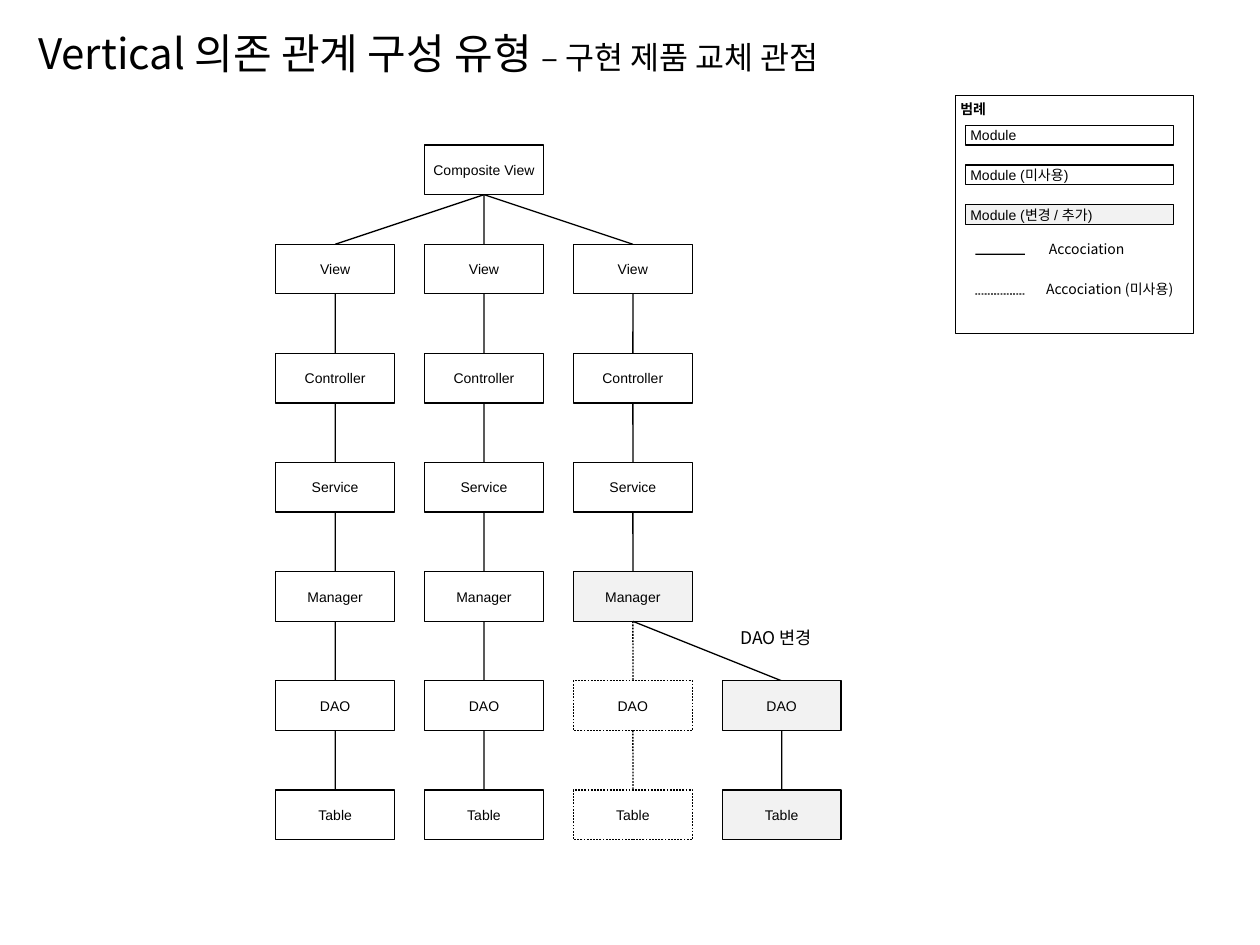
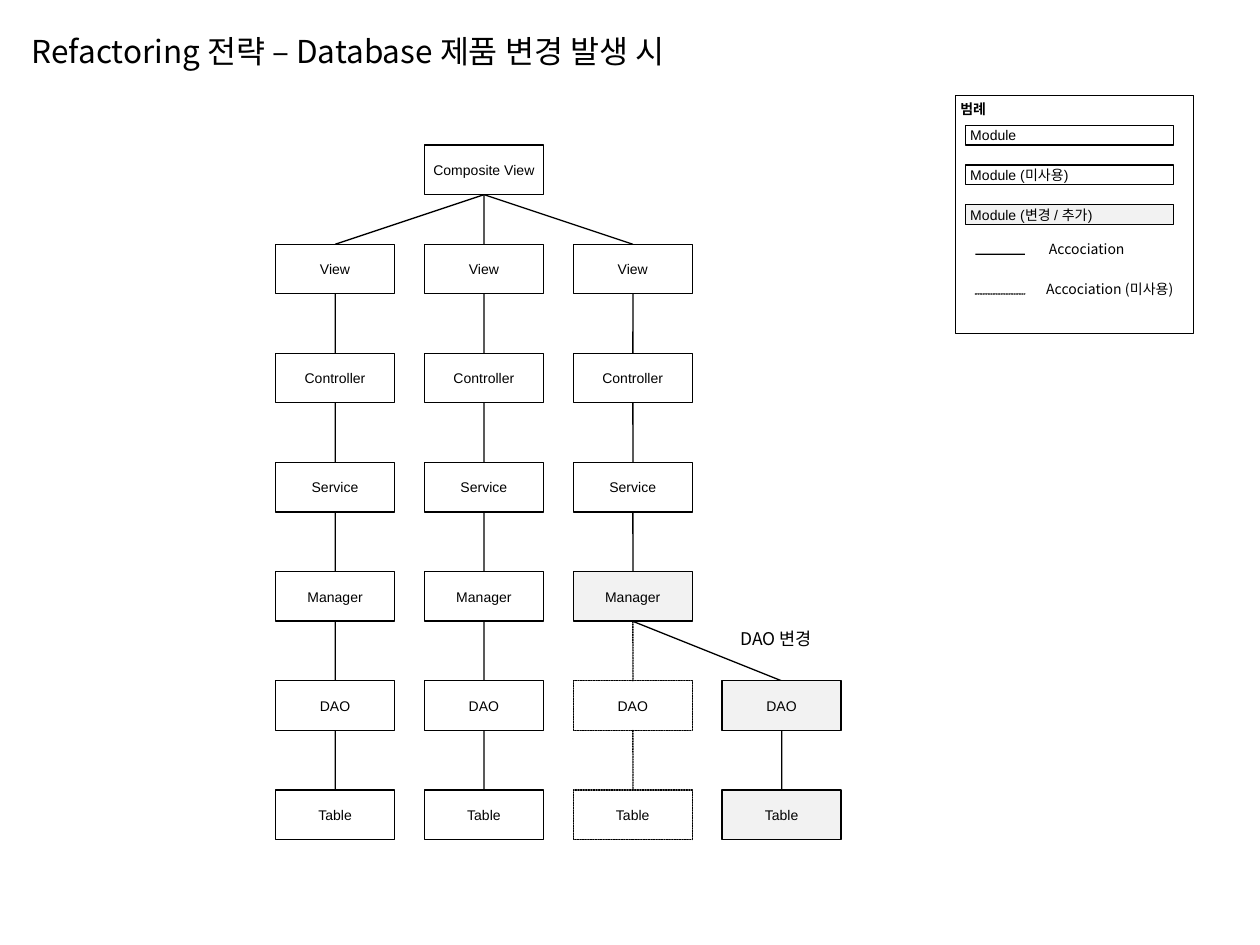
Before and after one commit to kwbaek/codelabor, a slide deck: slide 7 of documentation/0 architecture/design/TO-BE 설계 전술 (Layered Architecture).pptx (slide 6 before the commit). Drawn at 1260x945 pixels with LibreOffice and Linux fonts; fonts in the diff are those of the drawing. Boxes give left, top, right and bottom in pixels: in the first picture for what was removed or moved away, otherwise in the second. Text is boxed around its words. In the diff, an @@ line names an element or a change of style, - is before the commit and + after.

```diff
--- a/documentation/0 architecture/design/TO-BE 설계 전술 (Layered Architecture).pptx
+++ b/documentation/0 architecture/design/TO-BE 설계 전술 (Layered Architecture).pptx
@@ text at <box>32,37,664,71</box>: text changed; size 24 to 18 pt @@
-Vertical 의존 관계 구성 유형 – 구현 제품 교체 관점
+Refactoring 전략 – Database 제품 변경 발생 시
```
Also in this commit, not shown: 10 other slides changed, 1 slide removed, 12 other files.
